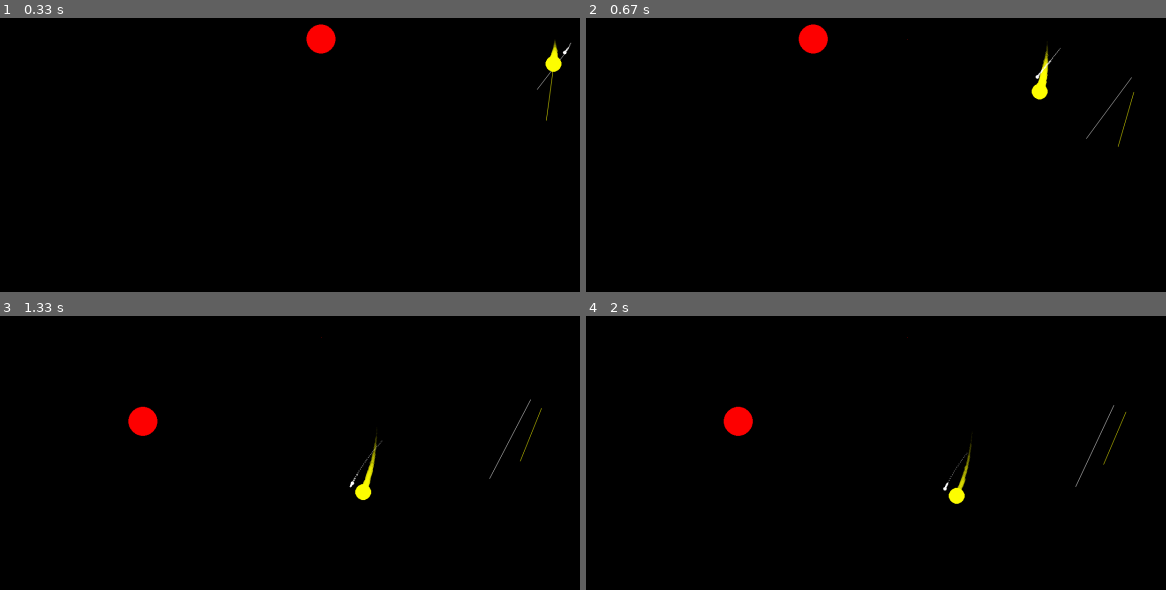
Above: before the commit, frames 1-4 (two rows, left to right).
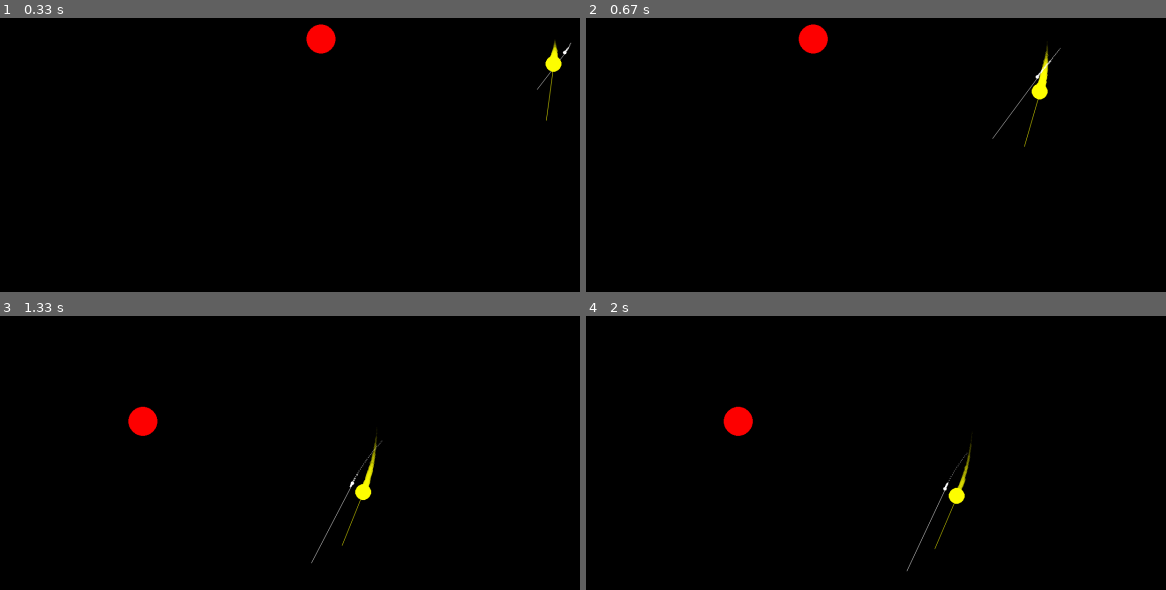
Above: after the commit, the same moments.

Repository: mutleyboy99/GravitySimulationPygame
Game: pygame game, started from main.py
Two runs of this game, one before a commit and one after it. Both use one fixed random seed, a clock stepped at 60 frames per second and the inputs below.
Inputs:
- Up to frame 1 (0.33 s): no input
- Up to frame 2 (0.67 s): hold Right from 0.33 s (still down)
- Up to frame 3 (1.33 s): release Right at 0.8 s; hold Up 0.83-1.13 s; tap Space at 0.9, 1.23 s; tap - at 0.98 s; hold Right from 1.17 s (still down); tap = at 1.32 s
- Up to frame 4 (2 s): tap Space at 1.53, 1.73 s; release Right at 1.63 s; hold Left from 1.67 s (still down)

Frame 1 is identical in both runs. In frame 2, 0.2% of the frame differs, in the area x 55-95%, y 7-48%; in frame 3, 0.2%; in frame 4, 0.2%, in the area x 55-94%, y 7-94%.

Commit message:
Fixed velocity visualisation not moving with camera

Diff:
--- a/main.py
+++ b/main.py
@@ -51,7 +51,7 @@
         # Drawing the physics objects onto the screen
         pygame.draw.circle(screen, self.colour, self.position + offset, self.radius)
         # Velocity Visualisation for debug:
-        pygame.draw.aaline(screen, self.colour, self.position+self.velocity, self.position+self.velocity * 200)
+        pygame.draw.aaline(screen, self.colour, self.position + self.velocity + offset, (self.position+self.velocity * 200) + offset)
         #pygame.draw.aaline(screen, self.colour, self.position, self.position + self.acceleration_vector * 1000)
 
 
